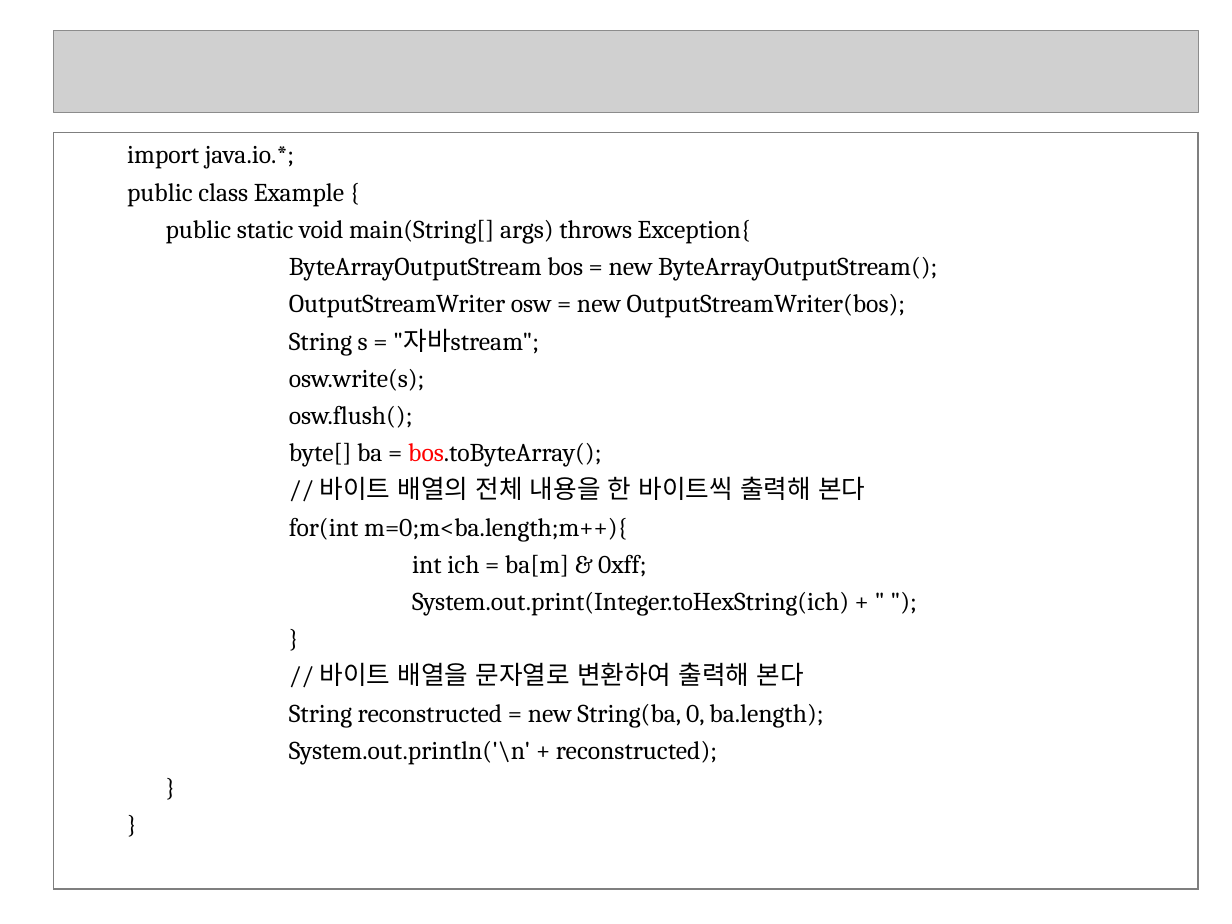
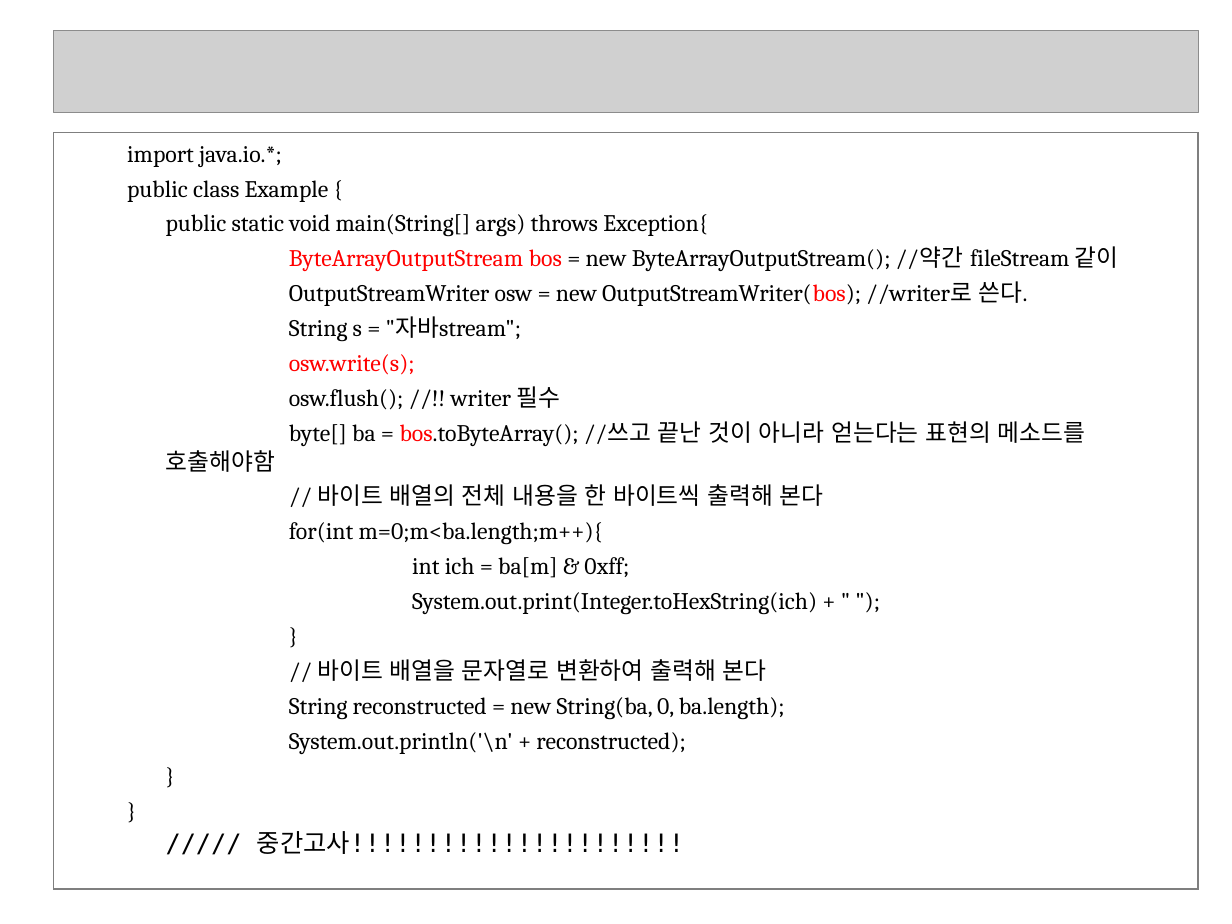
Before and after one commit to seleuchel/javaNetwork, a slide deck: slide 80 of ppt/528_chap02Streams4CharacterByteArray.ppt (slide 79 before the commit). Drawn at 1232x924 pixels with LibreOffice and Linux fonts; fonts in the diff are those of the drawing; grey boxes stand for pictures; background and template pictures are left out. Boxes give left, top, right and bottom in pixels: in the first picture for what was removed or moved away, otherwise in the second. Text is boxed around its words. In the diff, an @@ line names an element or a change of style, - is before the commit and + after.

```diff
--- a/ppt/528_chap02Streams4CharacterByteArray.ppt
+++ b/ppt/528_chap02Streams4CharacterByteArray.ppt
@@ text at <box>127,146,824,754</box>: size 15 to 13.9 pt in "import java.io.*;", "public class Example {", "public static void main(String[] args) throws Exception{", "String s = "자바stream";" and 11 more places; text colour #000000 to #FF0000 in "osw.write(s);" @@
@@ text at <box>289,246,1119,306</box>: text changed; size 15 to 13.9 pt @@
-  ByteArrayOutputStream bos = new ByteArrayOutputStream();
-  OutputStreamWriter osw = new OutputStreamWriter(bos);
+  ByteArrayOutputStream bos = new ByteArrayOutputStream(); //약간 fileStream 같이
+  OutputStreamWriter osw = new OutputStreamWriter(bos); //writer로 쓴다.
@@ text at <box>166,386,1086,472</box>: text changed; size 15 to 13.9 pt @@
-  osw.flush();
-  byte[] ba = bos.toByteArray();
+  osw.flush(); //!! writer 필수
+  byte[] ba = bos.toByteArray(); //쓰고 끝난 것이 아니라 얻는다는 표현의 메소드를 호출해야함
@@ text at <box>257,831,684,854</box>: paragraph added @@
+///// 중간고사!!!!!!!!!!!!!!!!!!!!!!
```
Also in this commit, not shown: 24 other slides changed, 3 slides added, 2 slides removed, 7 other files.
